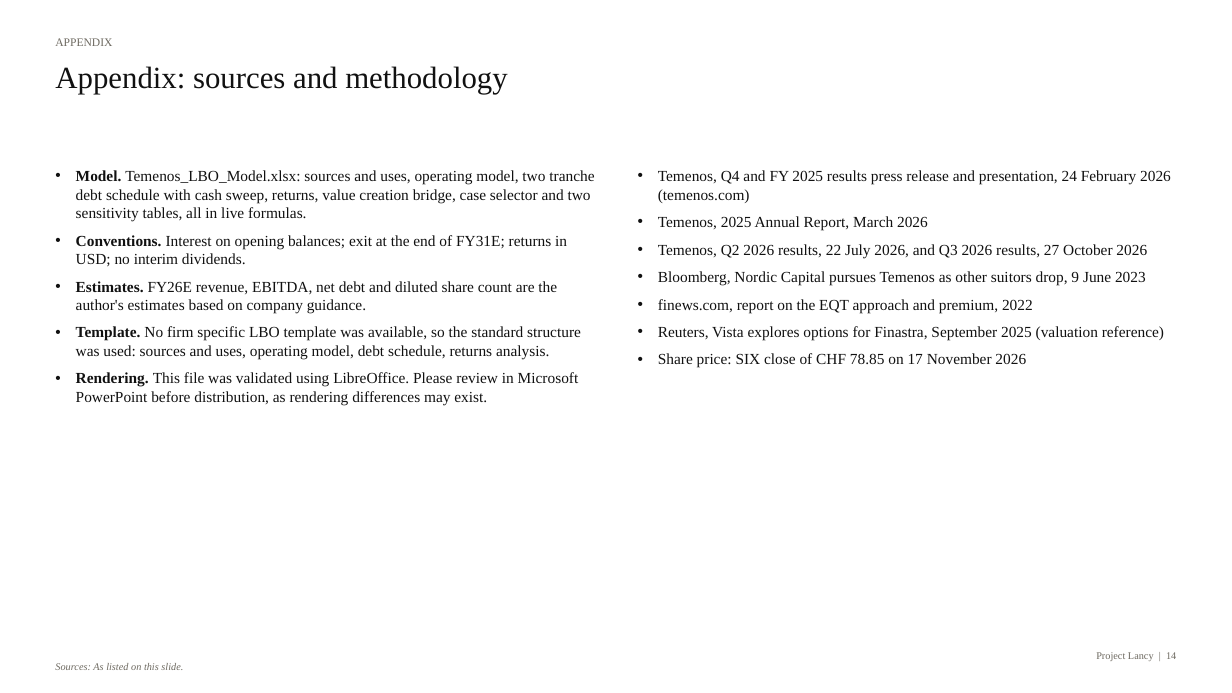
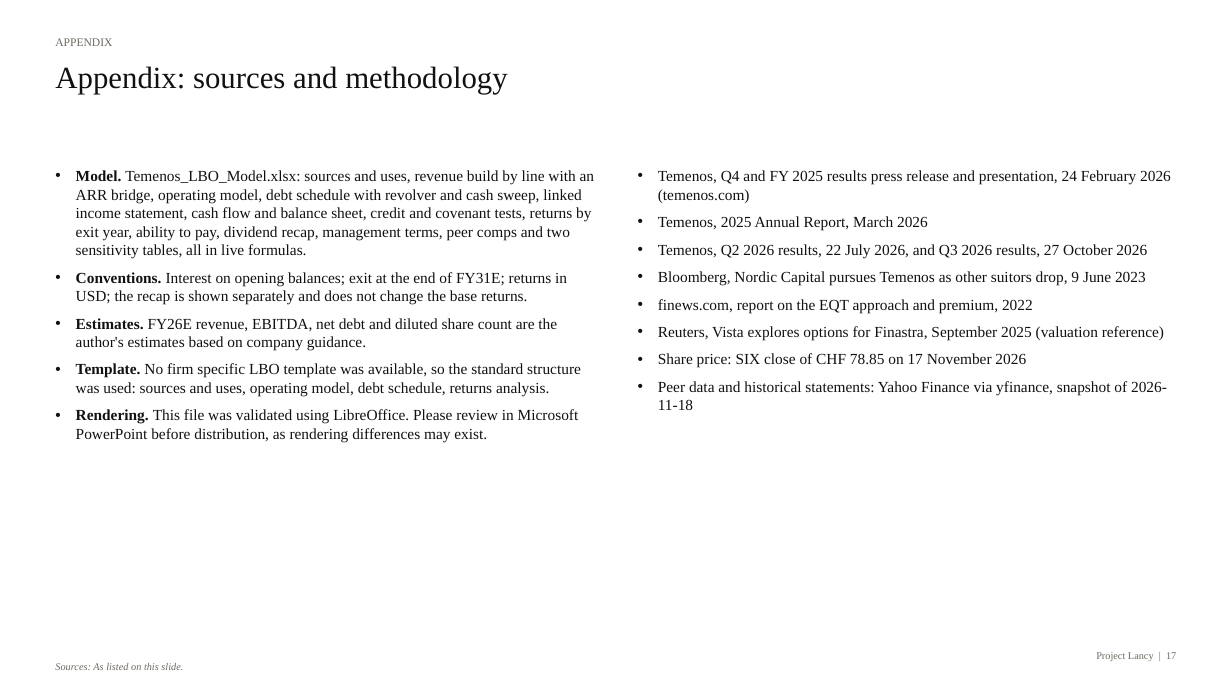
Before and after one commit to pascalielric/financelab, a slide deck: slide 17 of downloads/Temenos_LBO_IC_Deck.pptx (slide 14 before the commit). Drawn at 1232x693 pixels with LibreOffice and Linux fonts; fonts in the diff are those of the drawing. Boxes give left, top, right and bottom in pixels: in the first picture for what was removed or moved away, otherwise in the second. Text is boxed around its words. In the diff, an @@ line names an element or a change of style, - is before the commit and + after.

```diff
--- a/downloads/Temenos_LBO_IC_Deck.pptx
+++ b/downloads/Temenos_LBO_IC_Deck.pptx
@@ text at (x1=76, y1=170, x2=595, y2=305): text changed @@
-• Model. Temenos_LBO_Model.xlsx: sources and uses, operating model, two tranche debt schedule with cash sweep, returns, value creation bridge, case selector and two sensitivity tables, all in live formulas.
-• Conventions. Interest on opening balances; exit at the end of FY31E; returns in USD; no interim dividends.
+• Model. Temenos_LBO_Model.xlsx: sources and uses, revenue build by line with an ARR bridge, operating model, debt schedule with revolver and cash sweep, linked income statement, cash flow and balance sheet, credit and covenant tests, returns by exit year, ability to pay, dividend recap, management terms, peer comps and two sensitivity tables, all in live formulas.
+• Conventions. Interest on opening balances; exit at the end of FY31E; returns in USD; the recap is shown separately and does not change the base returns.
@@ text at (x1=658, y1=381, x2=1167, y2=410): paragraph added @@
+• Peer data and historical statements: Yahoo Finance via yfinance, snapshot of 2026-11-18
@@ text at (x1=1096, y1=652, x2=1176, y2=661): text changed @@
-Project Lancy | 14
+Project Lancy | 17
```
Also in this commit, not shown: 11 other slides changed, 3 slides added, 16 other files.
